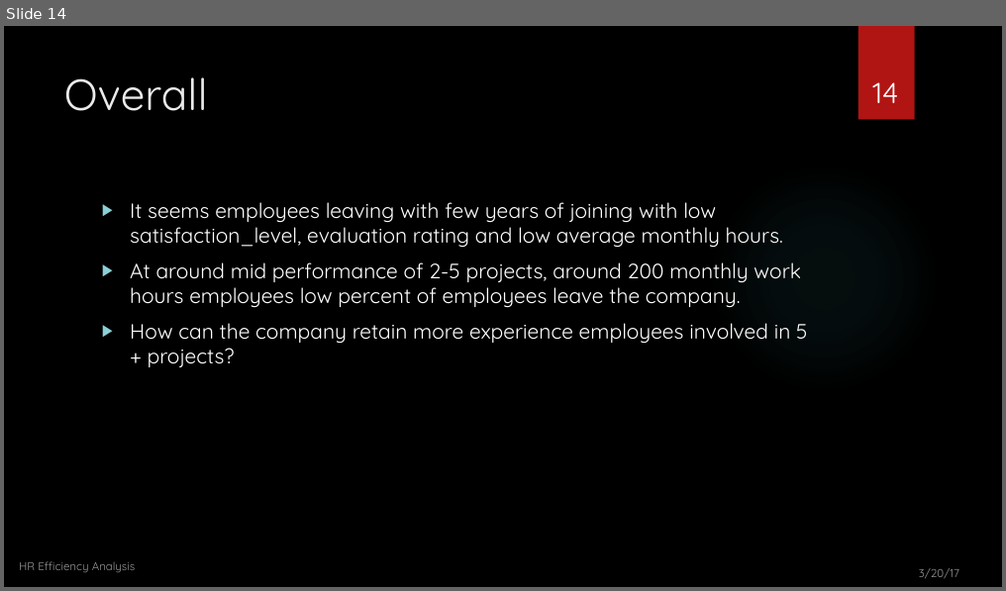
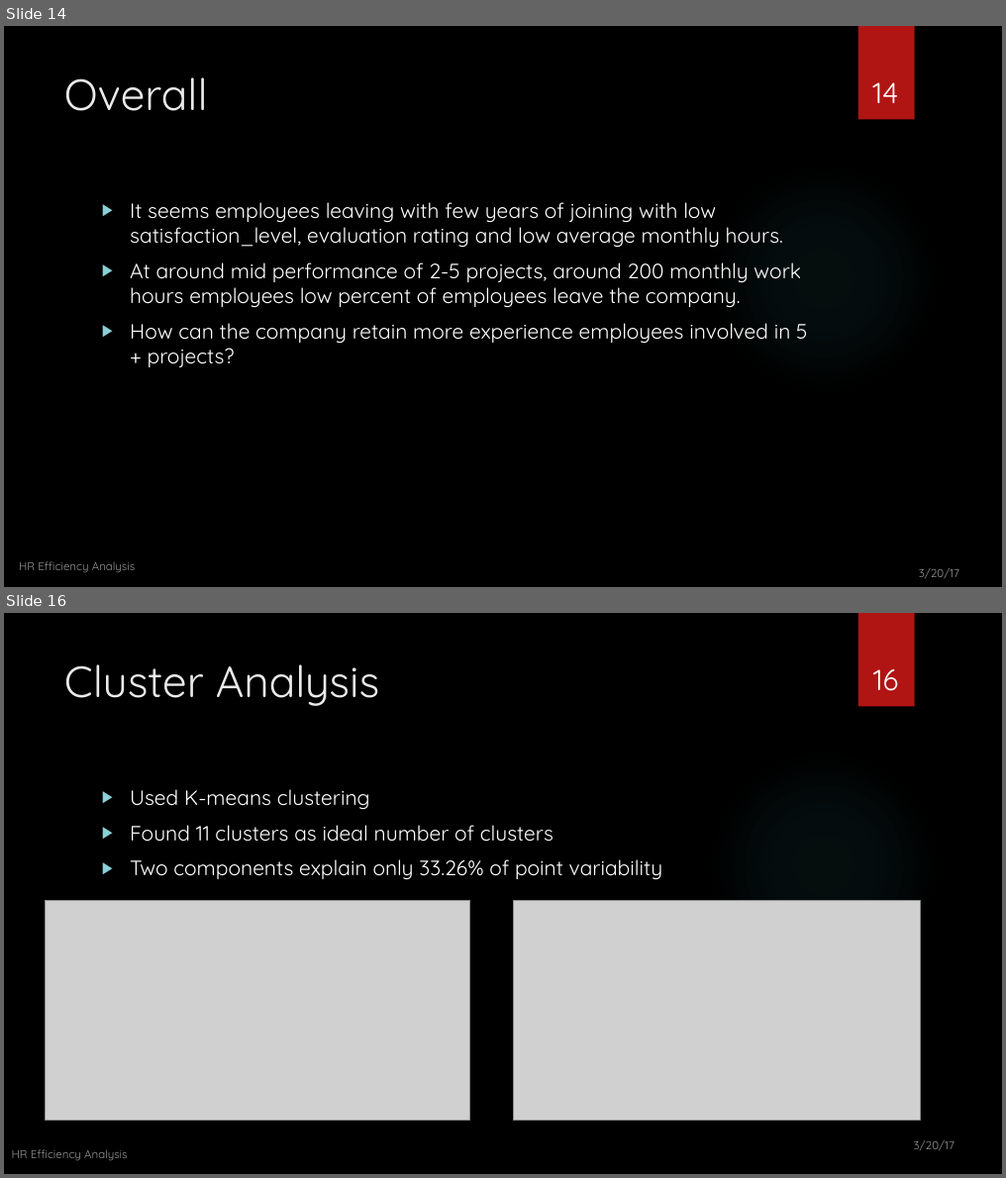
Before and after one commit to tonyvx/007x, a slide deck: hr_efficiency/DataScience_CapstoneProject.pptx. Shown one above the other, each under a label of ours: slide 14 before the commit, slides 14 and 16 after it; the slides between them are not shown. The pictures are 1006x591 and 1006x1178 pixels, drawn with LibreOffice and Linux fonts; fonts in the diff are those of the drawing; grey boxes stand for pictures; background and template pictures are left out. Boxes give left, top, right and bottom in pixels: in the first picture for what was removed or moved away, otherwise in the second. Text is boxed around its words. In the diff, an @@ line names an element or a change of style, - is before the commit and + after.

```diff
--- a/hr_efficiency/DataScience_CapstoneProject.pptx
+++ b/hr_efficiency/DataScience_CapstoneProject.pptx
@@ slide 16 added at [4,613,1002,1174], background picture (left out); not listed: 2 template elements that a slide beside it also shows @@
@@ title added at [64,664,379,706], 42 pt, text #EBEBEB @@
+Cluster Analysis
@@ page number added at [873,669,899,691], 28 pt, text #FFFFFF @@
+16
@@ text added at [130,789,663,880], 20 pt, text #FFFFFF @@
+▶ Used K-means clustering
+▶ Found 11 clusters as ideal number of clusters
+▶ Two components explain only 33.26% of point variability
@@ picture added at [45,900,469,1121] @@
@@ picture added at [514,900,921,1121] @@
@@ text added at [914,1141,954,1152], 11 pt, text #FFFFFF at 60% opacity @@
+3/20/17
@@ text added at [12,1150,127,1161], 11 pt, text #FFFFFF at 60% opacity @@
+HR Efficiency Analysis
```
Also in this commit, not shown: 1 slide changed, 1 other slide added.
